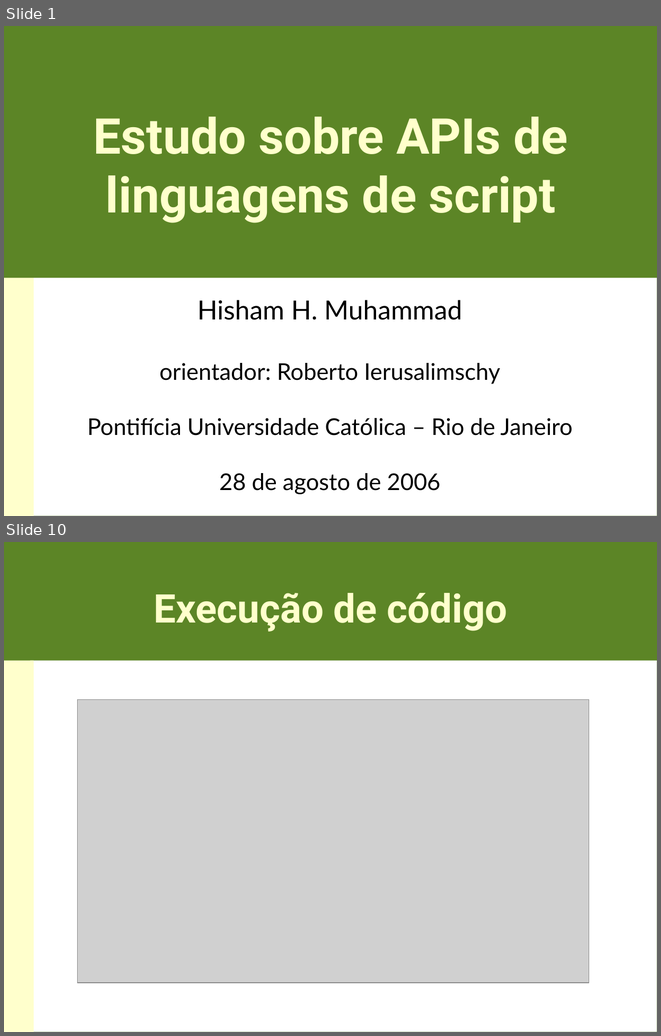
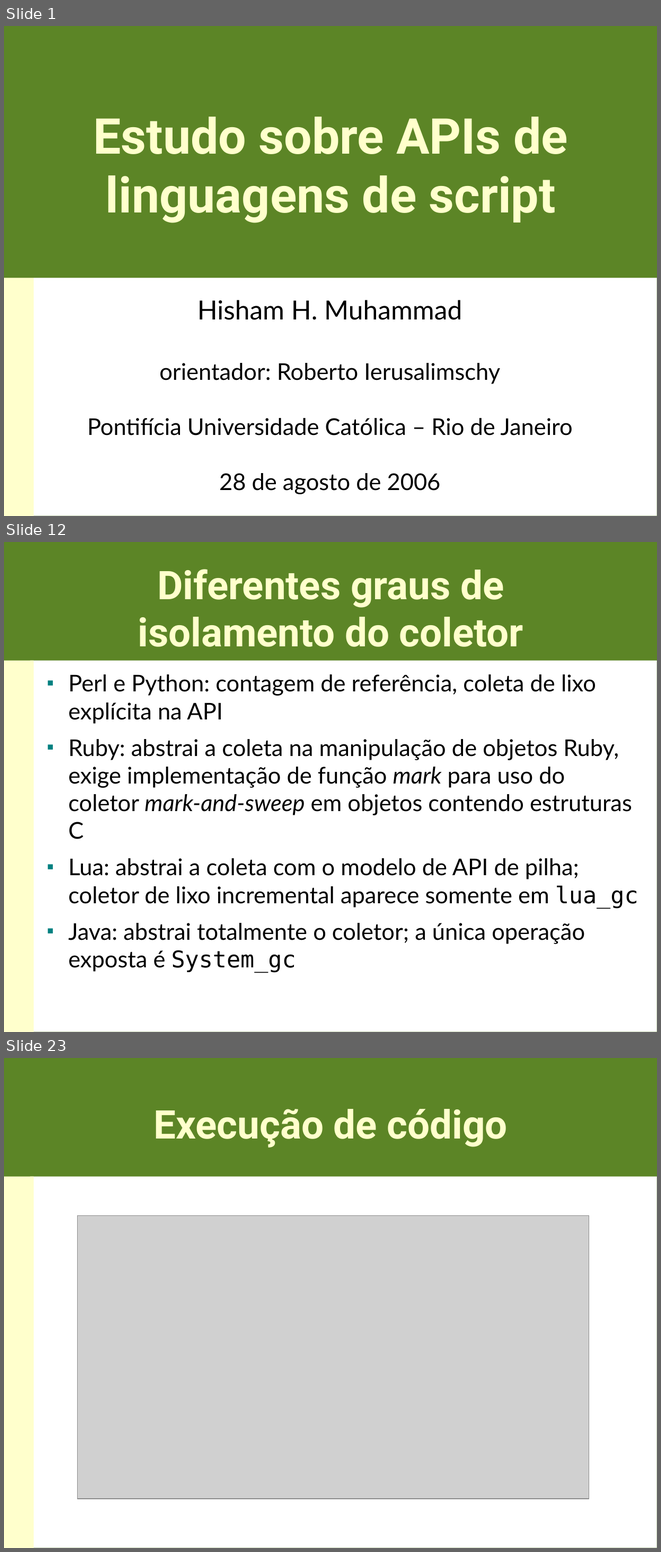
Before and after one commit to hishamhm/libscript, a slide deck: doc/apresentacao.odp. Shown one above the other, each under a label of ours: slides 1 and 10 before the commit, slides 1, 12 and 23 after it; the slides between them are not shown. The pictures are 661x1036 and 661x1552 pixels, drawn with LibreOffice and Linux fonts; fonts in the diff are those of the drawing; grey boxes stand for pictures. Boxes give left, top, right and bottom in pixels: in the first picture for what was removed or moved away, otherwise in the second. Text is boxed around its words. In the diff, an @@ line names an element or a change of style, - is before the commit and + after.

```diff
--- a/doc/apresentacao.odp
+++ b/doc/apresentacao.odp
@@ slide 12 added at [4,542,657,1032], background #5C8526; not listed: 2 template elements that a slide beside it also shows @@
@@ title added at [138,569,523,647], 48 pt, text #FFFFCC, bold @@
+Diferentes graus de
+isolamento do coletor
@@ text added at [68,674,638,973], 28 pt, text #000000 @@
+■ Perl e Python: contagem de referência, coleta de lixo explícita na API
+■ Ruby: abstrai a coleta na manipulação de objetos Ruby, exige implementação de função mark para uso do coletor mark-and-sweep em objetos contendo estruturas C
+■ Lua: abstrai a coleta com o modelo de API de pilha; coletor de lixo incremental aparece somente em lua_gc
+■ Java: abstrai totalmente o coletor; a única operação exposta é System_gc
@@ what was slide 10 is now slide 23 @@
```
Also in this commit, not shown: 6 slides changed, 21 other slides added, 2 slides removed, 1 other file.
